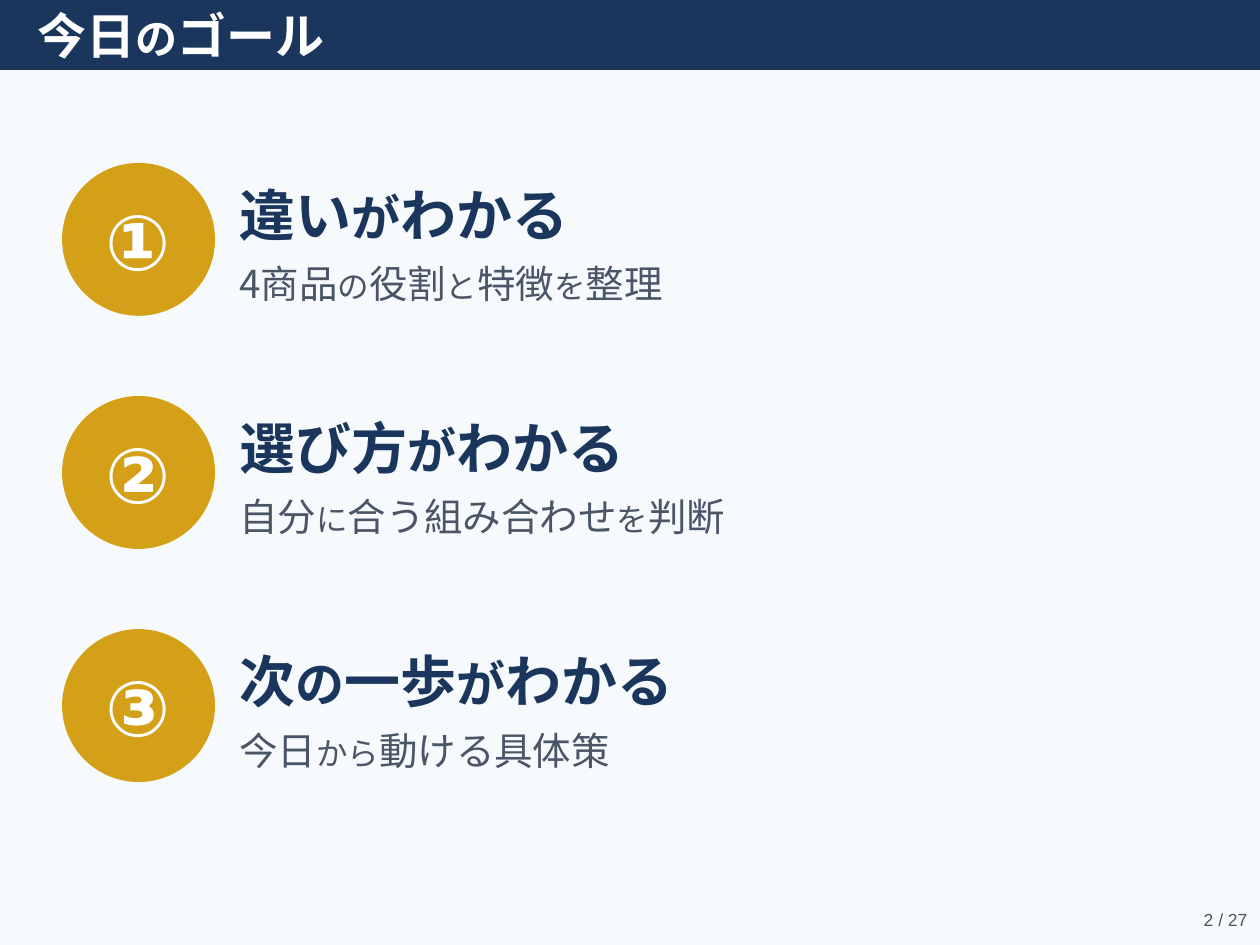
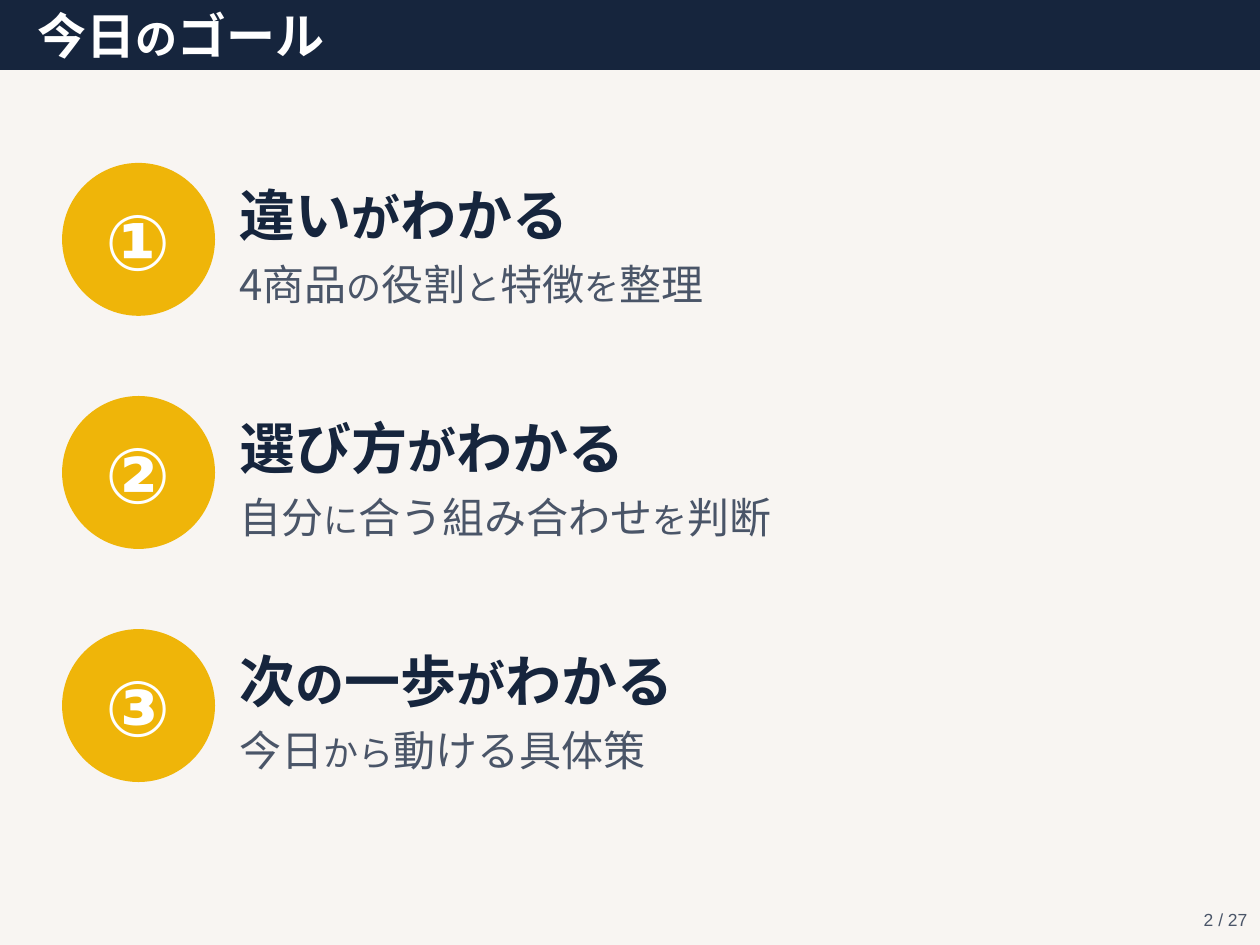
Before and after one commit to love2u2aya/seminar-hoken-vs-nisa, a slide deck: slide 2 of seminar_slides.pptx. Drawn at 1260x945 pixels with LibreOffice and Linux fonts; fonts in the diff are those of the drawing. Boxes give left, top, right and bottom in pixels: in the first picture for what was removed or moved away, otherwise in the second. Text is boxed around its words. In the diff, an @@ line names an element or a change of style, - is before the commit and + after.

```diff
--- a/seminar_slides.pptx
+++ b/seminar_slides.pptx
@@ background #F7FAFC to #F8F5F2 @@
@@ rectangle at (0,0,1260,69): fill #1A365D to #16253D; outline #1A365D 1 pt to #16253D 1 pt @@
@@ text "4商品の役割と特徴を整理" at (239,252,1197,315): size 22 to 24 pt, size 18 to 20 pt in "4商品の役割と特徴を整理" @@
@@ text "自分に合う組み合わせを判断" at (239,497,771,537): size 22 to 24 pt, size 18 to 20 pt in "自分に合う組み合わせを判断" @@
@@ fill #D4A017 to #EFB509; outline #D4A017 1 pt to #EFB509 1 pt in 3 elements at (63,164,214,315), (63,397,214,548), (63,630,214,781) @@
@@ text colour #1A365D to #16253D in 3 elements at (239,188,568,241), (239,421,624,474), (239,654,673,708) @@
@@ text "今日から動ける具体策" at (239,730,645,770): size 22 to 24 pt, size 18 to 20 pt in "今日から動ける具体策" @@
```
Also in this commit, not shown: 26 other slides changed, 2 other files.
